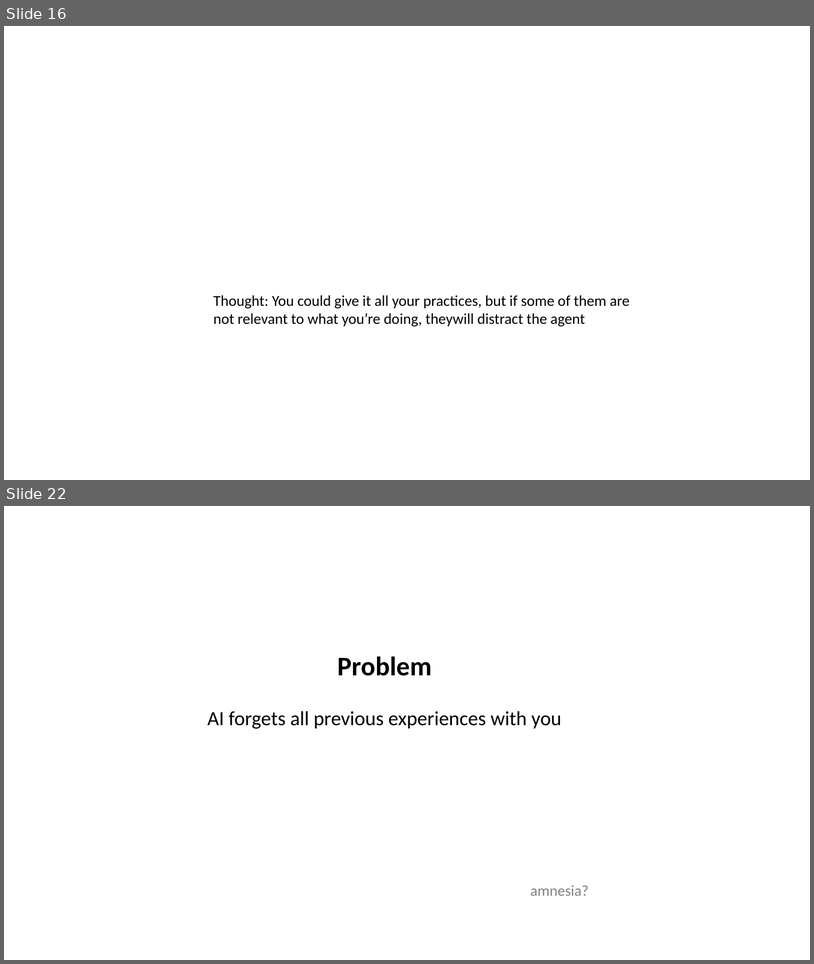
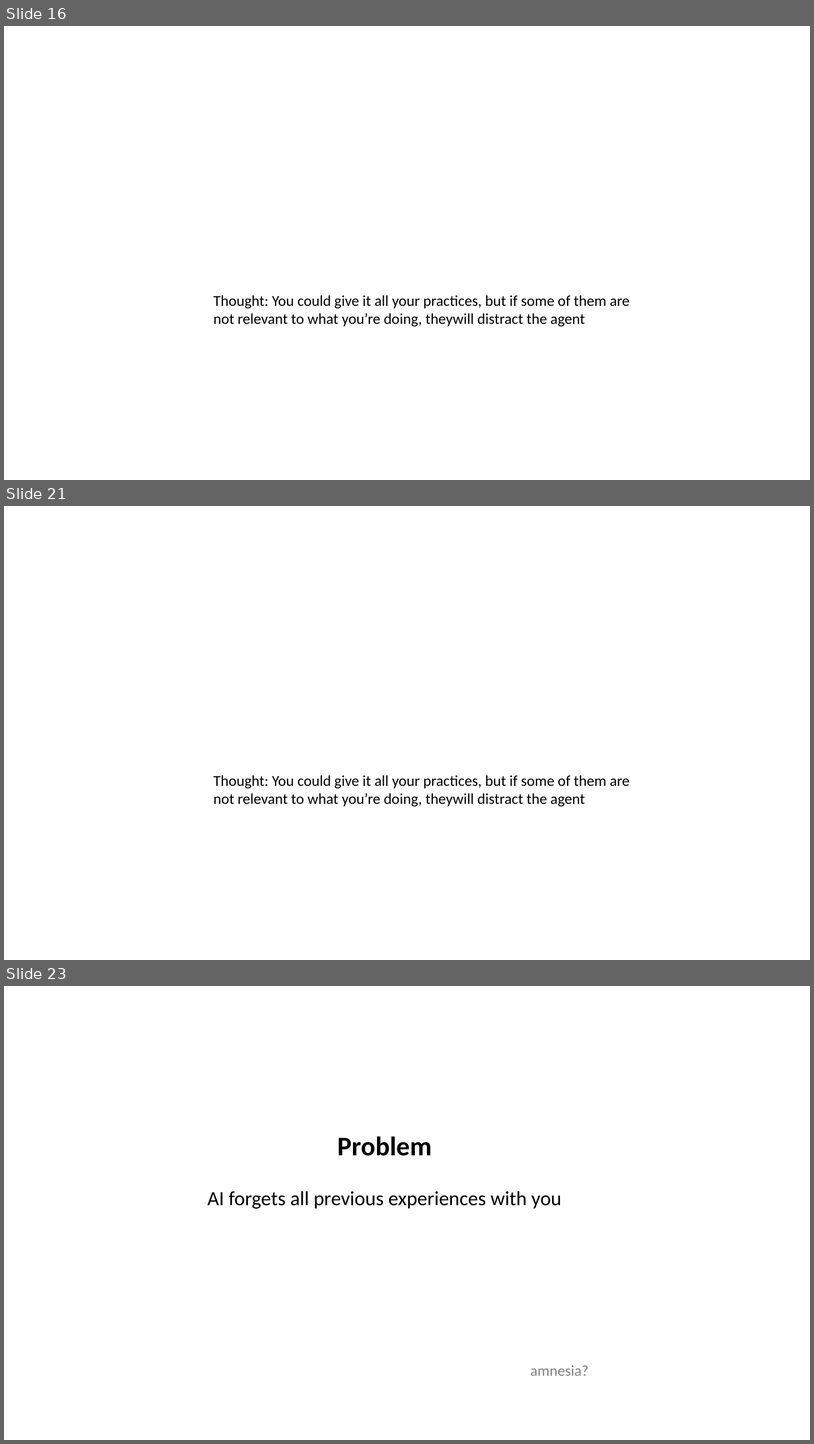
Before and after one commit to lexler/Talks, a slide deck: Slides/Core Patterns for Coding with AI.pptx. Shown one above the other, each under a label of ours: slides 16 and 22 before the commit, slides 16, 21 and 23 after it; the slides between them are not shown. The pictures are 814x964 and 814x1444 pixels, drawn with LibreOffice and Linux fonts; fonts in the diff are those of the drawing. Boxes give left, top, right and bottom in pixels: in the first picture for what was removed or moved away, otherwise in the second. Text is boxed around its words. In the diff, an @@ line names an element or a change of style, - is before the commit and + after.

```diff
--- a/Slides/Core Patterns for Coding with AI.pptx
+++ b/Slides/Core Patterns for Coding with AI.pptx
@@ slide 21 added at bbox=[4, 506, 810, 960], background #FFFFFF @@
@@ text added at bbox=[213, 775, 630, 807], 18 pt, text #000000 @@
+Thought: You could give it all your practices, but if some of them are
+not relevant to what you’re doing, theywill distract the agent
@@ what was slide 22 is now slide 23 @@
```
Also in this commit, not shown: 4 slides changed.
